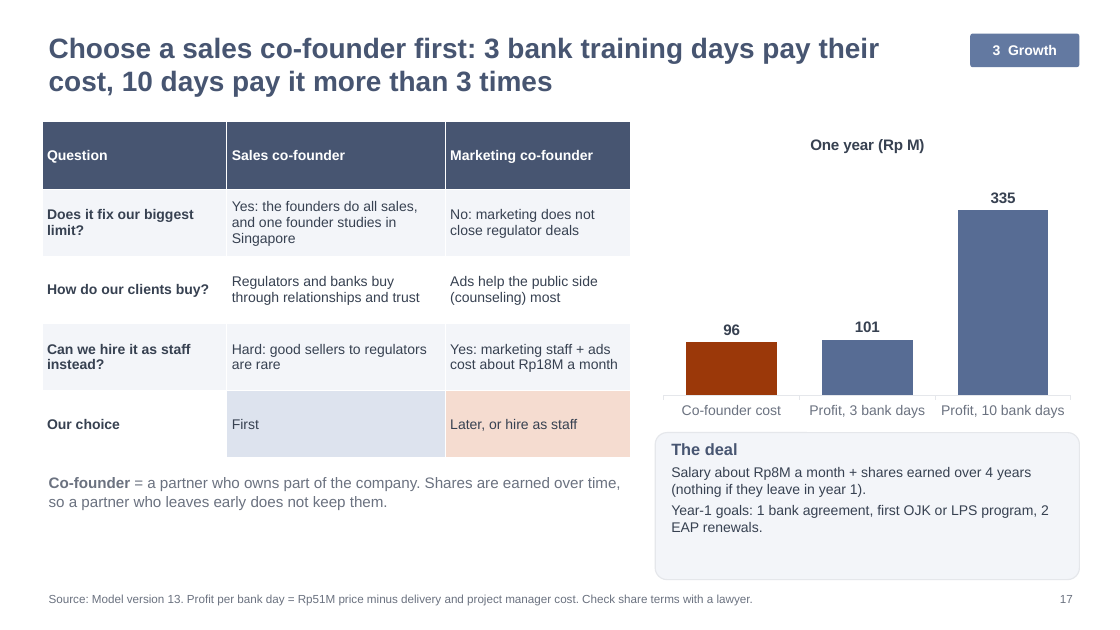
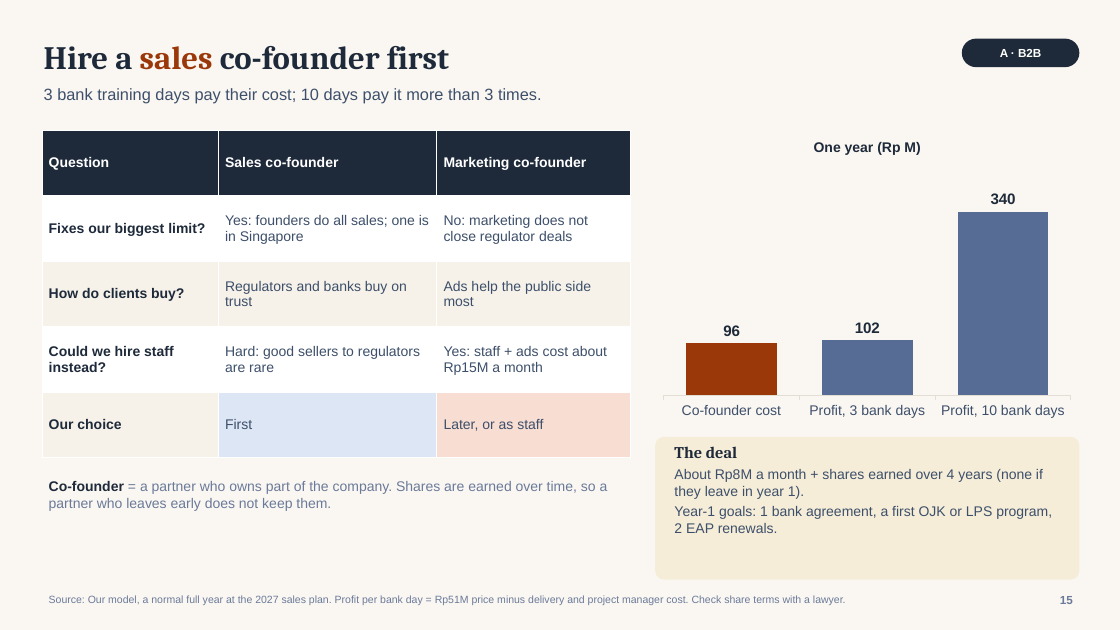
Before and after one commit to galihnxs/financial-estimations, a slide deck: slide 15 of TemanJourney_Growth_Recommendation.pptx (slide 17 before the commit). Drawn at 1120x630 pixels with LibreOffice and Linux fonts; fonts in the diff are those of the drawing. Boxes give left, top, right and bottom in pixels: in the first picture for what was removed or moved away, otherwise in the second. Text is boxed around its words. In the diff, an @@ line names an element or a change of style, - is before the commit and + after.

```diff
--- a/TemanJourney_Growth_Recommendation.pptx
+++ b/TemanJourney_Growth_Recommendation.pptx
@@ background #FFFFFF to #FAF7F2 @@
@@ text added at (44,46,449,70), 28 pt, text #1E2A3A, bold @@
+Hire a sales co-founder first
@@ rounded rectangle added at (962,39,1080,67), fill #1E2A3A, 10 pt, text #FFFFFF, bold @@
+A · B2B
@@ rounded rectangle removed at (970,34,1080,67) @@
-3 Growth
@@ text at (44,88,542,104): text changed; size 24 to 14 pt; text colour #475571 to #3D4F6A; bold off @@
-Choose a sales co-founder first: 3 bank training days pay their cost, 10 days pay it more than 3 times
+3 bank training days pay their cost; 10 days pay it more than 3 times.
@@ table at (42,130,630,458) @@
-row 2, column 1: Does it fix our biggest limit?
+row 2, column 1: Fixes our biggest limit?
-row 2, column 2: Yes: the founders do all sales, and one founder studies in Singapore
+row 2, column 2: Yes: founders do all sales; one is in Singapore
-row 3: How do our clients buy? | Regulators and banks buy through relationships and trust | Ads help the public side (counseling) most
+row 3: How do clients buy? | Regulators and banks buy on trust | Ads help the public side most
-row 4, column 1: Can we hire it as staff instead?
+row 4, column 1: Could we hire staff instead?
-row 4, column 3: Yes: marketing staff + ads cost about Rp18M a month
+row 4, column 3: Yes: staff + ads cost about Rp15M a month
-row 5, column 3: Later, or hire as staff
+row 5, column 3: Later, or as staff
@@ fill #475571 to #1E2A3A in row 1 @@
@@ fill #F3F5F9 to #FFFFFF in 6 cells @@
@@ fill #FFFFFF to #F6F2EA in 4 cells @@
@@ fill #DDE3EE to #DDE6F5 in row 5, column 2 @@
@@ fill #F5DCD0 to #F7DDD2 in row 5, column 3 @@
@@ text colour #374151 to #3D4F6A in "No: marketing does not close regulator deals", "Hard: good sellers to regulators are rare", "First" @@
@@ text colour #374151 to #1E2A3A in "Our choice" @@
@@ table: place and size @@
-table at (42,122,630,458)
+table at (42,130,630,458)
@@ column chart at (655,126,1080,424) @@
@@ Series 1, Profit, 3 bank days: 100 to 102 @@
@@ Series 1, Profit, 10 bank days: 335 to 340 @@
@@ data labels of Series 1 changed @@
@@ category axis changed @@
@@ value axis changed @@
@@ column chart: place and size @@
-column chart at (655,122,1080,424)
+column chart at (655,126,1080,424)
@@ rounded rectangle "The deal": place and size @@
-rounded rectangle "The deal" at (655,433,1080,580)
+rounded rectangle "The deal" at (655,437,1080,580)
@@ rounded rectangle "The deal" at (655,437,1080,580): fill #F3F5F9 to #F5EDD8; outline #E5E7EB 1 pt to none; proportions changed @@
@@ text in rounded rectangle at (674,446,737,458): font Arial to Cambria, text colour #475571 to #1E2A3A in "The deal"; less space between paragraphs @@
@@ text "Co-founder = a partner who ..." at (49,481,608,511): size 13 to 12 pt, text colour #6B7280 to #6B7A99; text colour #6B7280 to #1E2A3A in "Co-founder" @@
@@ text in rounded rectangle at (674,469,1052,533): text changed; text colour #374151 to #3D4F6A @@
-Salary about Rp8M a month + shares earned over 4 years (nothing if they leave in year 1).
-Year-1 goals: 1 bank agreement, first OJK or LPS program, 2 EAP renewals.
+About Rp8M a month + shares earned over 4 years (none if they leave in year 1).
+Year-1 goals: 1 bank agreement, a first OJK or LPS program, 2 EAP renewals.
@@ text at (49,595,846,605): text changed; size 10 to 9 pt; text colour #6B7280 to #6B7A99 @@
-Source: Model version 13. Profit per bank day = Rp51M price minus delivery and project manager cost. Check share terms with a lawyer.
+Source: Our model, a normal full year at the 2027 sales plan. Profit per bank day = Rp51M price minus delivery and project manager cost. Check share terms with a lawyer.
@@ text at (1060,596,1073,604): text changed; text colour #6B7280 to #6B7A99; bold on @@
-17
+15
```
Also in this commit, not shown: 13 other slides changed, 26 slides added, 11 slides removed, 9 other files.
